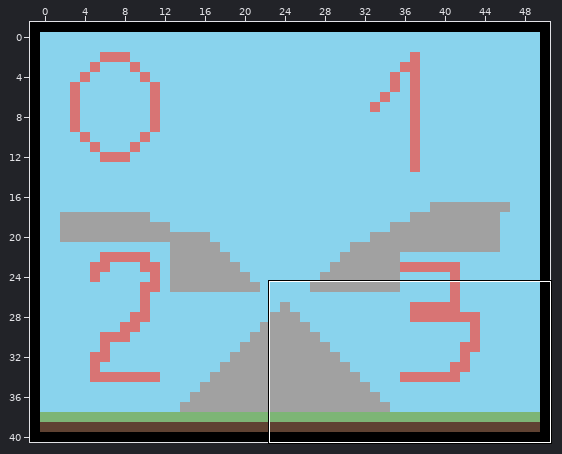
Two states of a Tiled map, assets/map/map.tmx. The first picture is a wide view before the edit; the outline marks the close-up.
Close-up. The starting point:
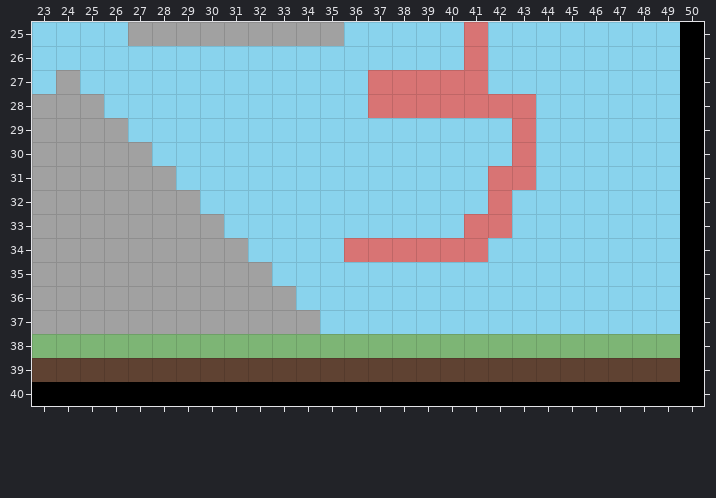
Cells are 32x32 px. Shown: x 23..50, y 25..40. The commit also changed other parts of the map, which this record leaves out. The old version is drawn lined up with the new one.
Once edited:
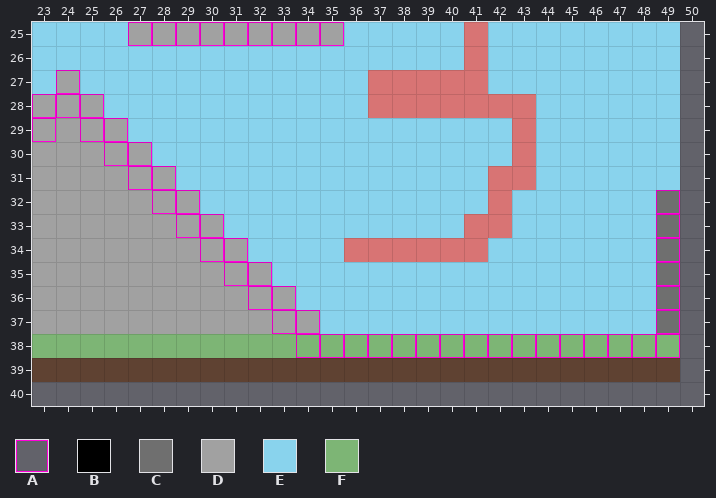
Key: from "tileset": A 0, B 10, C 11, D 12, E 13, F 14.
_ is an empty cell.
The exact change:
map size 52x42 -> 50x40 cells (old content now starts at -1,-1; both pictures use the new coordinates)
Layer "map":
The author changed tile E to tile C in rows 32 to 37 at x 49.
Tile D now appears in row 25 at x 27 to 35; in row 27 at x 24; in row 28 at x 23 to 25; in row 29 at x 23 and 25 to 26; in row 30 at x 26 to 27; in row 31 at x 27 to 28.
Tile D now appears in row 32 at x 28 to 29; in row 33 at x 29 to 30; in row 34 at x 30 to 31; in row 35 at x 31 to 32; in row 36 at x 32 to 33; in row 37 at x 33 to 34.
Tile F now appears in row 38 at x 34 to 49.
Tile B is removed in rows 25 to 39 at x 50; in row 40 at x 23 to 50.
Layer "colliders":
The author changed tile D to tile A in row 25 at x 27 to 35; in row 27 at x 24; in row 28 at x 23 to 25; in row 29 at x 23 and 25 to 26; in row 30 at x 26 to 27; in row 31 at x 27 to 28.
The author changed tile D to tile A in row 32 at x 28 to 29; in row 33 at x 29 to 30; in row 34 at x 30 to 31; in row 35 at x 31 to 32; in row 36 at x 32 to 33; in row 37 at x 33 to 34.
The author changed tile F to tile A in row 38 at x 34 to 49.
Tile A now appears in rows 32 to 37 at x 49.
Changed places in both close-ups, as pixel boxes (x1, y1, x2, y2):
changed: (32, 22, 704, 406)
